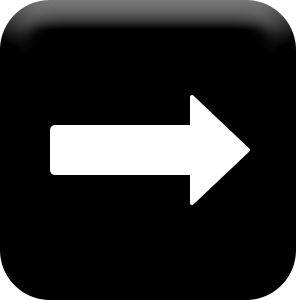
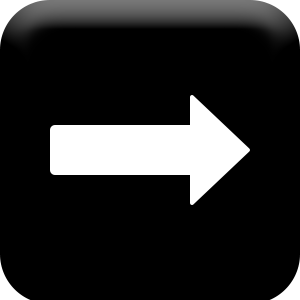
Revision of a layered 300×300 image; what changed, layer by layer:
painted on "Rectangle 1" over [0, 0, 300, 300]
